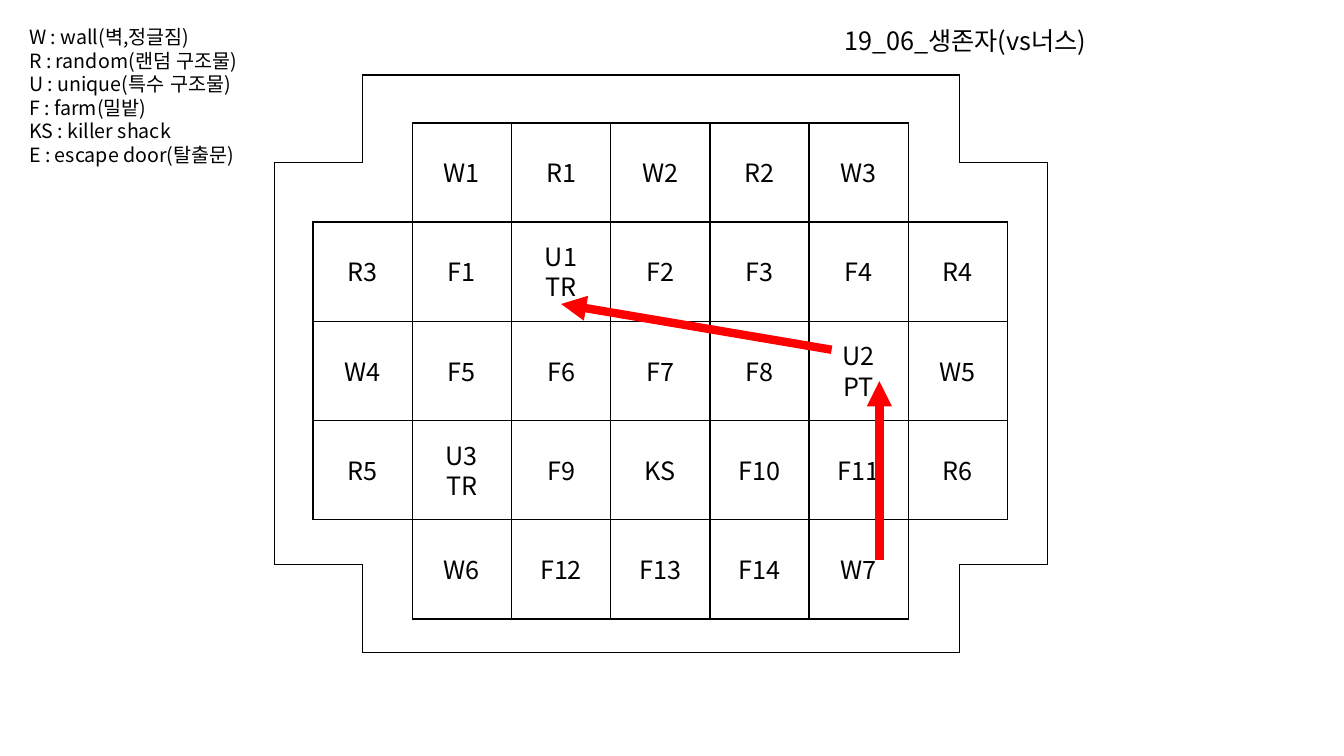
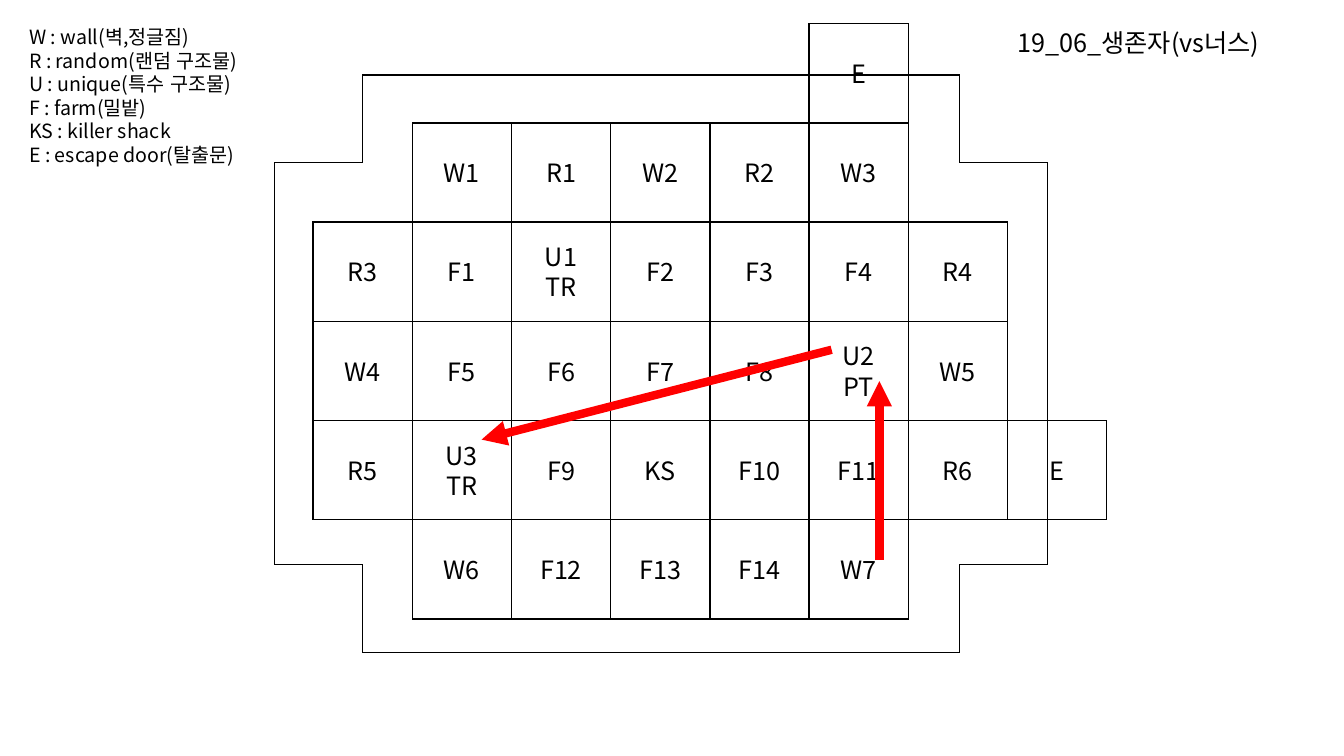
Before and after one commit to Bumizi/Thesis, a slide deck: slide 11 of DBD 분석/맵 분석/3. 콜드윈드 농장(★)/3. 썩은 들판(★)/19_06_생존자(vs너스).pptx. Drawn at 1344x756 pixels with LibreOffice and Linux fonts; fonts in the diff are those of the drawing. Boxes give left, top, right and bottom in pixels: in the first picture for what was removed or moved away, otherwise in the second. Text is boxed around its words. In the diff, an @@ line names an element or a change of style, - is before the commit and + after.

Commit message:
19_06 너스 마무리
19_06 너스 마무리

```diff
--- a/DBD 분석/맵 분석/3. 콜드윈드 농장(★)/3. 썩은 들판(★)/19_06_생존자(vs너스).pptx
+++ b/DBD 분석/맵 분석/3. 콜드윈드 농장(★)/3. 썩은 들판(★)/19_06_생존자(vs너스).pptx
@@ rectangle added at [810,24,908,123], outline #000000 1 pt, 18 pt, text #000000 @@
+E
@@ text "19_06_생존자(vs너스)": place and size @@
-text "19_06_생존자(vs너스)" at [844,29,1086,55]
+text "19_06_생존자(vs너스)" at [1017,31,1259,57]
@@ arrow moved from (832, 350) - (562, 304) to (832, 350) - (482, 440) @@
@@ rectangle added at [1008,420,1107,519], outline #000000 1 pt, 18 pt, text #000000 @@
+E
```
Also in this commit, not shown: 10 other slides changed, 3 slides added.
